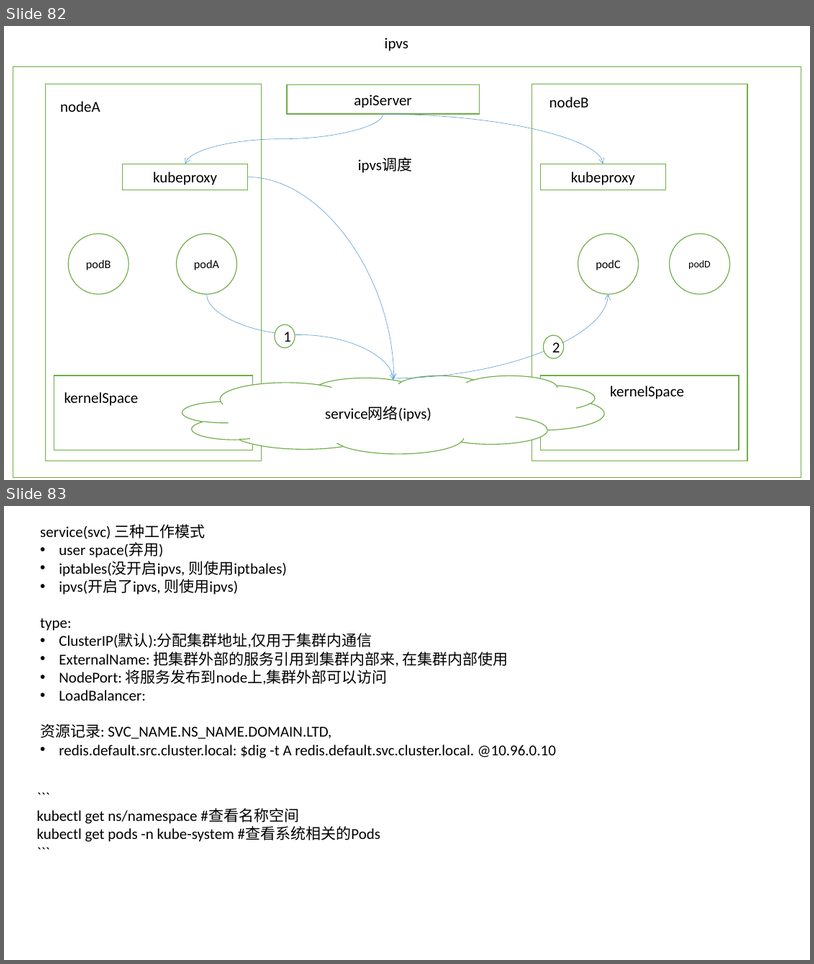
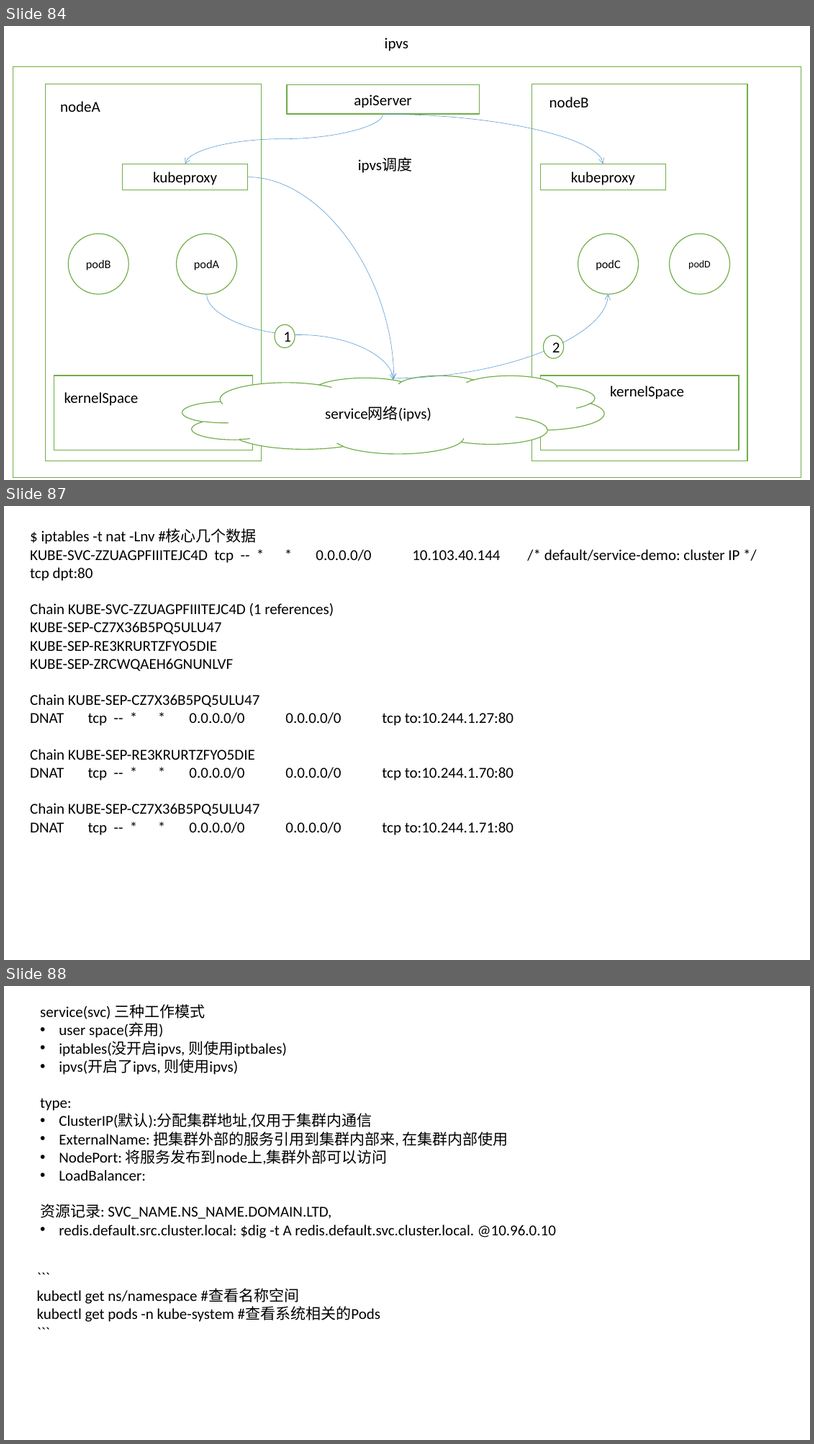
Before and after one commit to johnnylei/reource, a slide deck: k8s/kubernetes.pptx. Shown one above the other, each under a label of ours: slides 82 and 83 before the commit, slides 84, 87 and 88 after it; the slides between them are not shown. The pictures are 814x964 and 814x1444 pixels, drawn with LibreOffice and Linux fonts; fonts in the diff are those of the drawing. Boxes give left, top, right and bottom in pixels: in the first picture for what was removed or moved away, otherwise in the second. Text is boxed around its words. In the diff, an @@ line names an element or a change of style, - is before the commit and + after.

```diff
--- a/k8s/kubernetes.pptx
+++ b/k8s/kubernetes.pptx
@@ slide 87 added at [4, 506, 810, 960], background #FFFFFF @@
@@ text added at [30, 529, 514, 835], 18 pt, text #000000 @@
+$ iptables -t nat -Lnv #核心几个数据
+KUBE-SVC-ZZUAGPFIIITEJC4D tcp -- * * 0.0.0.0/0 10.103.40.144 /* default/service-demo: cluster IP */ tcp dpt:80
+Chain KUBE-SVC-ZZUAGPFIIITEJC4D (1 references)
+KUBE-SEP-CZ7X36B5PQ5ULU47
+KUBE-SEP-RE3KRURTZFYO5DIE
+KUBE-SEP-ZRCWQAEH6GNUNLVF
+Chain KUBE-SEP-CZ7X36B5PQ5ULU47
+DNAT tcp -- * * 0.0.0.0/0 0.0.0.0/0 tcp to:10.244.1.27:80
+Chain KUBE-SEP-RE3KRURTZFYO5DIE
+DNAT tcp -- * * 0.0.0.0/0 0.0.0.0/0 tcp to:10.244.1.70:80
+Chain KUBE-SEP-CZ7X36B5PQ5ULU47
+DNAT tcp -- * * 0.0.0.0/0 0.0.0.0/0 tcp to:10.244.1.71:80
@@ what was slide 82 is now slide 84 @@
@@ what was slide 83 is now slide 88 @@
```
Also in this commit, not shown: 9 slides changed, 47 other slides added.
